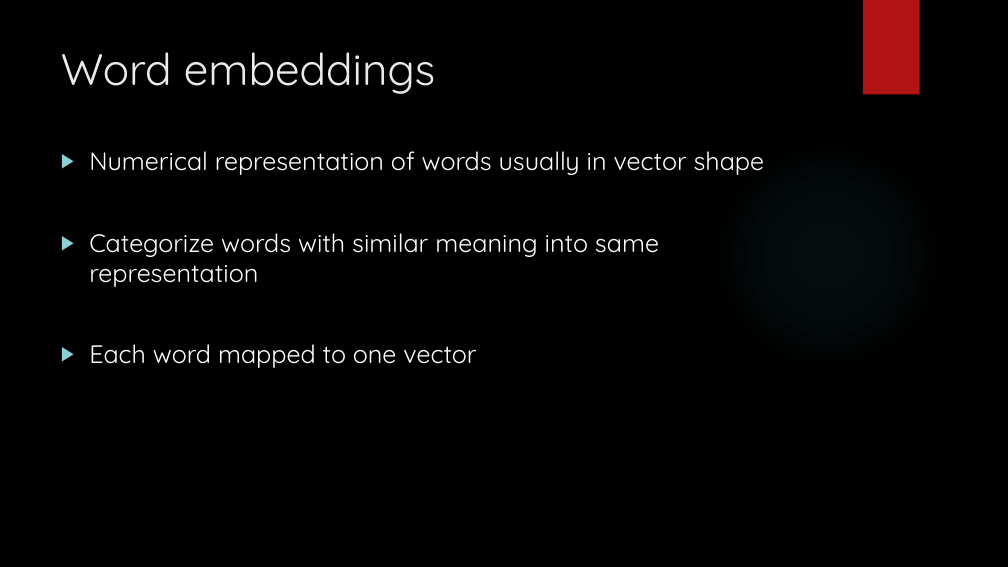
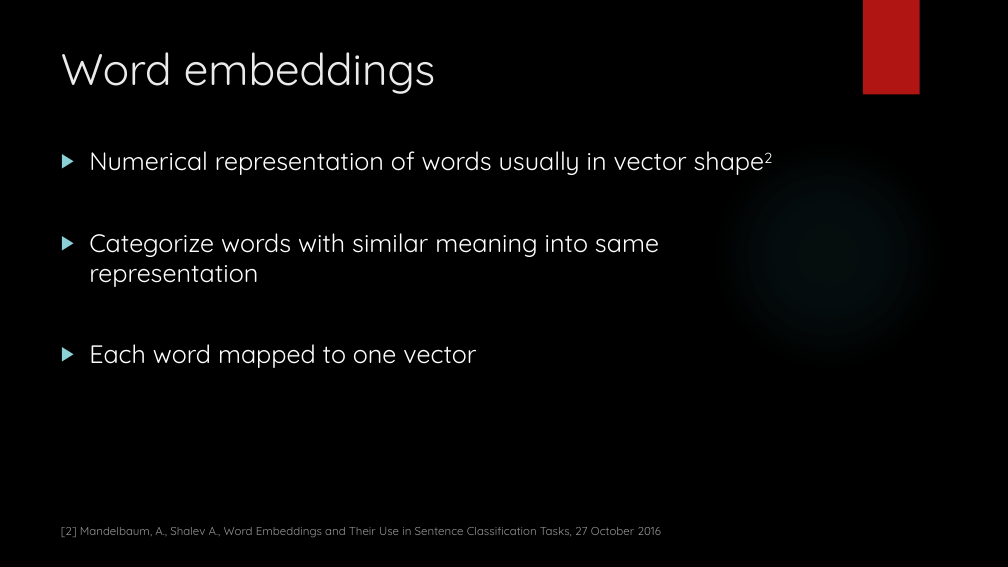
Before and after one commit to andyngchinkuan/atc-fyp, a slide deck: slide 7 of misc/reading-materials/Keyword and Named Entity Recognition on Air Traffic.pptx. Drawn at 1008x567 pixels with LibreOffice and Linux fonts; fonts in the diff are those of the drawing; background and template pictures are left out. Boxes give left, top, right and bottom in pixels: in the first picture for what was removed or moved away, otherwise in the second. Text is boxed around its words. In the diff, an @@ line names an element or a change of style, - is before the commit and + after.

```diff
--- a/misc/reading-materials/Keyword and Named Entity Recognition on Air Traffic.pptx
+++ b/misc/reading-materials/Keyword and Named Entity Recognition on Air Traffic.pptx
@@ text at [89,151,687,175]: text changed @@
-▶ Numerical representation of words usually in vector shape
+▶ Numerical representation of words usually in vector shape2
@@ text added at [61,527,661,537], 11 pt, text #FFFFFF at 60% opacity @@
+[2] Mandelbaum, A., Shalev A., Word Embeddings and Their Use in Sentence Classification Tasks, 27 October 2016
```
Also in this commit, not shown: 5 other slides changed, 5 slides removed.
